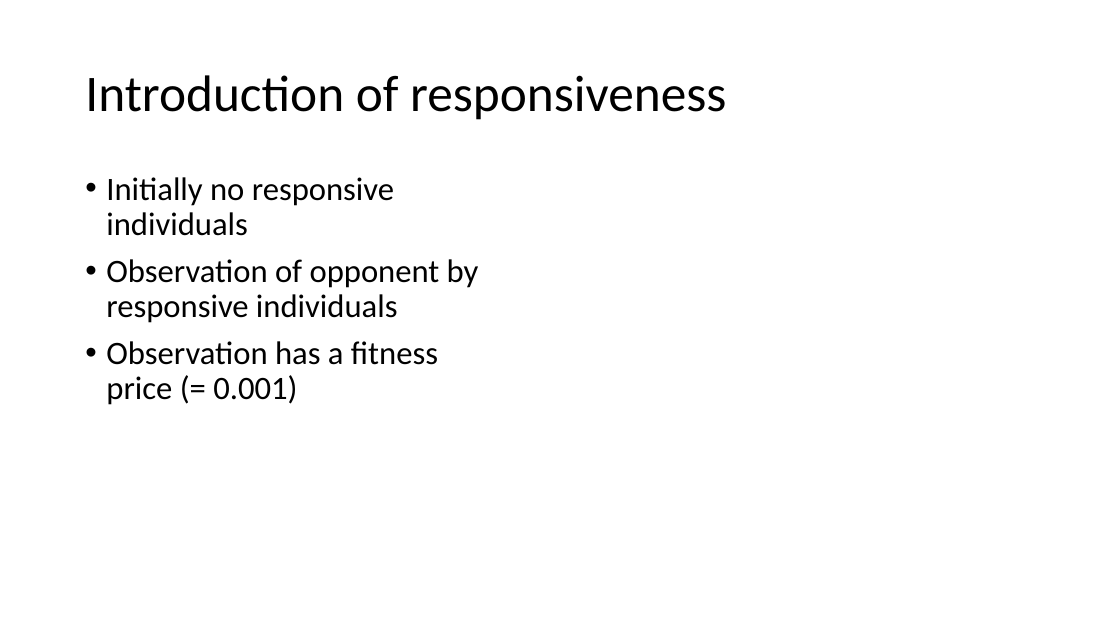
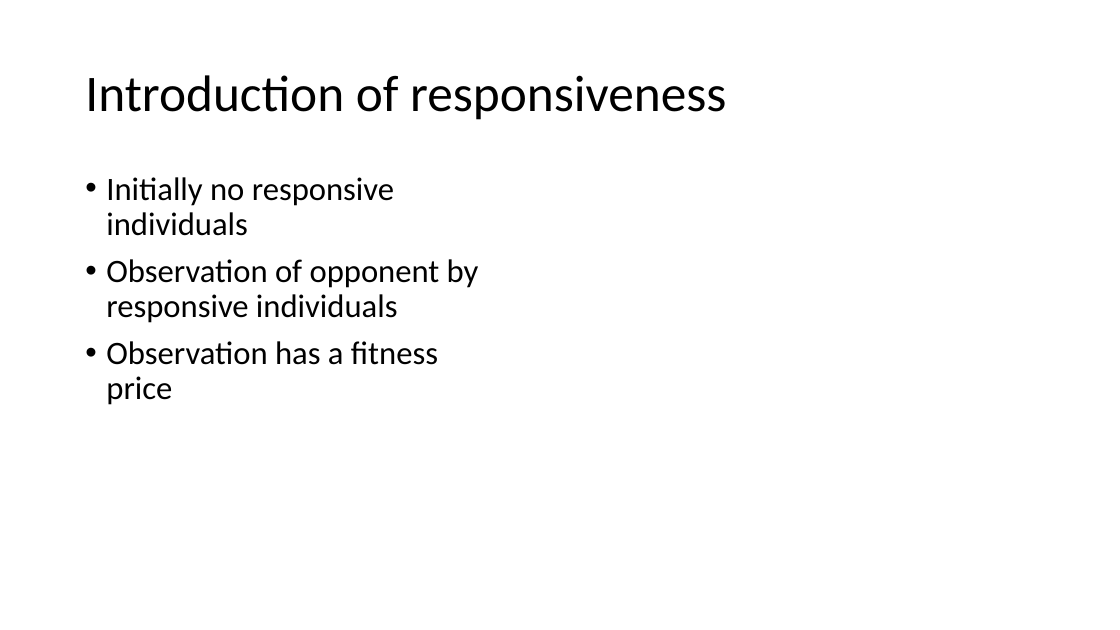
Before and after one commit to J-Damhuis/Cooperation, a slide deck: slide 6 of Presentations/Presentation_11-01-2019.pptx (slide 7 before the commit). Drawn at 1120x630 pixels with LibreOffice and Linux fonts; fonts in the diff are those of the drawing. Boxes give left, top, right and bottom in pixels: in the first picture for what was removed or moved away, otherwise in the second. Text is boxed around its words. In the diff, an @@ line names an element or a change of style, - is before the commit and + after.

```diff
--- a/Presentations/Presentation_11-01-2019.pptx
+++ b/Presentations/Presentation_11-01-2019.pptx
@@ text at bbox=[106, 341, 438, 405]: text changed @@
-• Observation has a fitness price (= 0.001)
+• Observation has a fitness price
```
Also in this commit, not shown: 10 other slides changed, 2 slides added, 3 other files.
